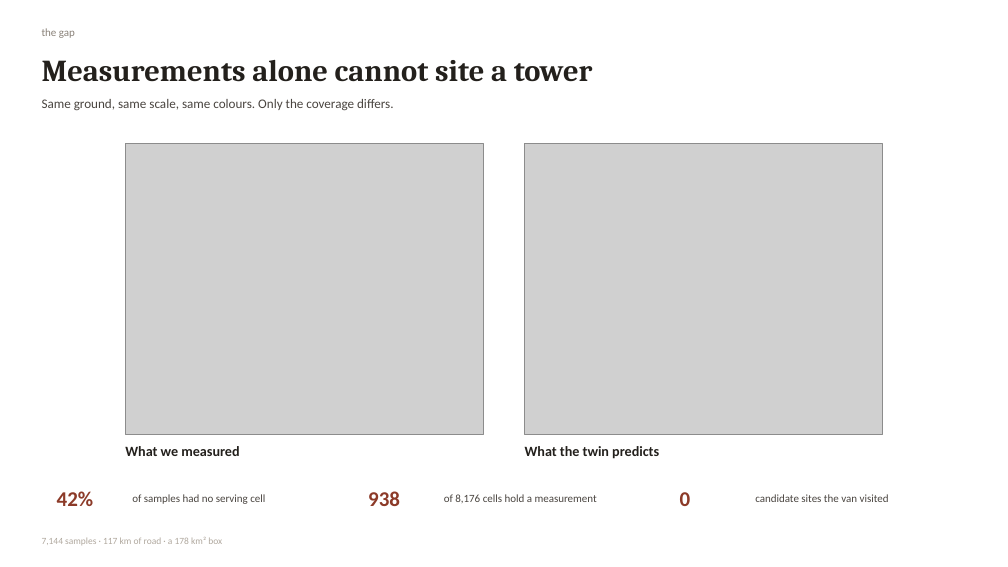
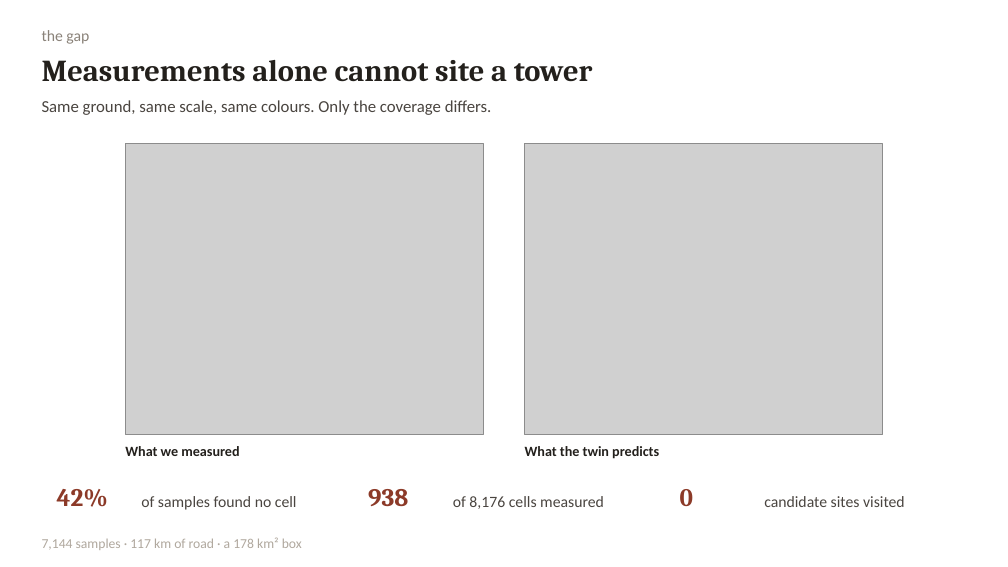
Before and after one commit to mtang724/arathon-c03-rural-infrastructure-placement, a slide deck: slide 2 of ARA_Challenge3.pptx. Drawn at 1008x567 pixels with LibreOffice and Linux fonts; fonts in the diff are those of the drawing; grey boxes stand for pictures. Boxes give left, top, right and bottom in pixels: in the first picture for what was removed or moved away, otherwise in the second. Text is boxed around its words. In the diff, an @@ line names an element or a change of style, - is before the commit and + after.

```diff
--- a/ARA_Challenge3.pptx
+++ b/ARA_Challenge3.pptx
@@ text "the gap" at (42, 30, 89, 44): size 10.5 to 15 pt @@
@@ text "Same ground, same scale, same ..." at (42, 100, 492, 115): size 12.5 to 16 pt @@
@@ text at (141, 496, 297, 510): text changed; size 10.5 to 15 pt @@
-of samples had no serving cell
+of samples found no cell
@@ size 20 to 24 pt, font Calibri to Cambria in 3 elements at (57, 489, 108, 507), (680, 489, 693, 506), (368, 489, 408, 506) @@
@@ text at (453, 496, 604, 509): text changed; size 10.5 to 15 pt @@
-of 8,176 cells hold a measurement
+of 8,176 cells measured
@@ text at (764, 496, 905, 507): text changed; size 10.5 to 15 pt @@
-candidate sites the van visited
+candidate sites visited
@@ text "7,144 samples · 117 km ..." at (42, 537, 302, 550): size 9 to 13 pt @@
```
Also in this commit, not shown: 5 other slides changed, 2 other files.
